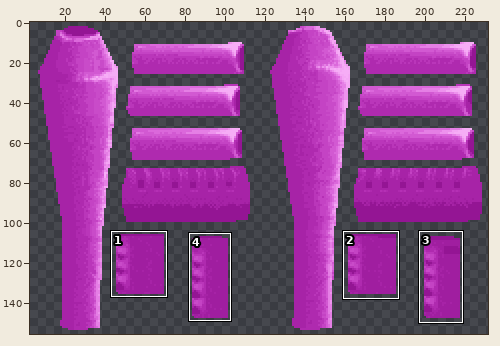
File history of a sprite sheet, qw/textures/models/g_rock2_0.png. Above, an overview of the earlier version with the close-up marked.
Close-up. Before the commit:
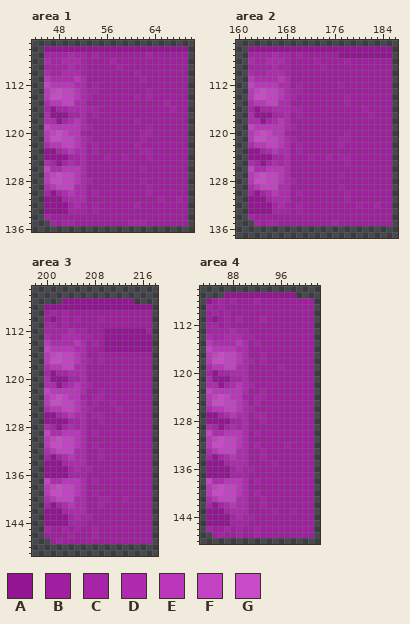
The file is 232x156 pixels. Colours within 5 levels of each other are drawn and written as one. Shown: area 1: x 44..70, y 105..136; area 2: x 160..186, y 105..137; area 3: x 198..218, y 105..149; area 4: x 83..102, y 106..148. The wide view leaves out empty margins. The commit also changed other parts of the picture, which this record leaves out.
Palette (. is transparent): A #941594  B #a01ea0  C #a723a7  D #af2aaf  E #ba36ba  F #c443c4  G #c94bc9
Pixels before, area 1, first column x 46:
106 AAAAAAAAAAAAAAAAAAAAAAAA
107 CCCCDCCBCBBBBBBBBCBBBBBB
108 DCCDDDCBBBBCBBBBBBBBBBBB
109 CCCCDCCBBBBBCBBBBBBBBBBB
110 DCCDDDCBBBBBBBBCBBBBBBBB
111 EDDDDEDBBBBBBBBBCBBBBBBB
112 FEEEEDDBCBBBBBBBBBBBBBBB
113 EFGFFEDCCBBBBBBBBCBBBBBB
114 EGGFFEDCBBBBBBBCBCBBBBBB
115 DEEFFDDBBBBBBBBBBBBBCBBB
116 CACCDDDCCBBBBBBBBBBBBCBB
117 DAAACCDBCBBBBBBBBBBBBBBB
118 DDACDEDBBBBBBBBCBBBBBBBB
119 FEEEEEDCBBBBBBBBBCBBBBBB
120 EFGFEECBBBBBBBBBCCBBBBBB
121 EGGFFEDCBBBBBBBBCBBBBBBB
122 DEEFFEDBCBBBBBBCBBBBBBBB
123 AACDEDDBCBBBBBBBCCBBBBBB
124 AAAACCDBBBCBBCBBBCBBBBBB
125 DCACDCDBBBBBBBBBBBBBBBBB
126 FDDEEEDBBBBBBBBBCBBBBBBB
127 EFGFFEDBBBBBBBBBBBBBBBBB
128 EGGFFEDCBBBBBBBBCBBBBBBB
129 DEFFFDDBBBBBBBBBBCBBBBBB
130 CACDEDDBCBBBBBBBBCBBBBBB
131 AAACDDDBBBBBBBBBBBBCBBCB
132 AAAACDCBCBBBBBBCBBBBBBBB
133 AAAACCCBCBBBBBBBBBBBBBBB
134 CBBBBBBBBBBBBBBBBBBBBBBB
135 .CBCCBBBBBBBBBCCCBBBBBBB
Pixels before, area 2, first column x 162:
106 AAAAAAAAAAAAAAAAAAAAAAAA
107 CCCCDCCBCBBBBBBAAAAAAAAA
108 DCCDDDCBBBBCBBBBCBBBBBBB
109 CCCCDCCBBBBBCBBBBBBBBBBB
110 DCCDDDCBBBBBBBBBBBBBBBBB
111 EDDDDEDBBBBBBBBBBBBBBBBB
112 FEEEEDDBCBBBBBBCBBBBBBBB
113 EFGFFEDCCBBBBBBBBBBBBBBB
114 EGGFFEDCBBBBBBBBCBBBBBBB
115 DEEFFDDBBBBBBBBBCBBBBBBB
116 CACCDDDCCBBBBBBBBBBCBBBB
117 DAAACCDBCBBBBBBBBBBBCBBB
118 DDACDEDBBBBBBBBBBBBBBBBB
119 FEEEEEDCBBBBBBBBBBBBBBBB
120 EFGFEECBBBBBBBBBCBBBBBBB
121 EGGFFEDCBBBBBBBCCBBBBBBB
122 DEEFFEDBCBBBBBBCBBBBBBBB
123 AACDEDDBCBBBBBBBBBBBBBBB
124 AAAACCDBBBCBBCBCCBBBBBBB
125 DCACDCDBBBBBBBBBCBBBBBBB
126 FDDEEEDBBBBBBBBBBBBBBBBB
127 EFGFFEDBBBBBBBBCBBBBBBBB
128 EGGFFEDCBBBBBBBBBBBBBBBB
129 DEFFFDDBBBBBBBBCBBBBBBBB
130 CACDEDDBCBBBBBBBCBBBBBBB
131 AAACDDDBBBBBBBBBCBBBBBBB
132 AAAACDCBCBBBBBBBBBCBBCBB
133 AAAACCCBCBBBBBBBBBBBBBBB
134 CBBBBBBBBBBBBBBBBBBBBBBB
135 .CBCCBBBBBBBBBCBBBBBBBBB
Pixels before, area 3, first column x 200:
107 ...AAAAAAAAAAAA...
108 AAAAAAAAAAAAAAAAAA
109 BCBCBBBBBBBBBBBBBB
110 BABCBCBBBCBBBBBBBB
111 CCBCBBBBBBBBBBBBBB
112 CCCCDCCBBBAAAAAAAB
113 DCCDDDCCBBAAAAAAAA
114 EDDDDEDBCBAAAAAAAA
115 FEEEEDDBBBAAAAAAAA
116 EFGFFEDBBCBBBBBBBB
117 EGGFFEDCBCBBBBBBBB
118 DEEFFDDBBBBBBBBBBB
119 CACCDDDBBBBBBBBBBB
120 DAAACCDBBBBBBBBBBB
121 DDACDEDCBBBBBBBBBB
122 FEEEEEDBBCBBBBBBBB
123 EFGFEECBCCBBBBBBBB
124 EGGFFEDBCBBCBBBBBB
125 DEEFFEDCBBBBCBBBBB
126 AACDEDDBCCBBBBBBBB
127 AAAACCDBBCBBBBBBBB
128 DCACDCDBBBBBBBBBBB
129 FDDEEEDBCBBBBBBBBB
130 EFGFFEDBBBBBBBBBBB
131 EGGFFEDBCBBBBBBBBB
132 DEFFFDDBBCBBBBBBBB
133 CACDEDDBBCBBBBBBBB
134 AAACDDDBBBBBBBBBBB
135 AAAACDCCBBBBBBBBBB
136 AAAACCCBBBBBBBBBBB
137 FDDEEEDBCBBBBBBBBB
138 EFGFFEDBBBBBBBBBBB
139 EGGFFEDBCBBBBBBBBB
140 DEFFFDDBBCCBBCBBBB
141 CACDEDDBBCBBBBBBBB
142 AAACDDDBBBBBBBBBBB
143 AAAACDCCBBBBBBBBBB
144 AAAACCCBBBBBBBBBBB
145 CBBCBCBBCBBBBBBBBB
146 BBBBCBBBCBBBBBBBBB
147 .BCBBBBBBBBBBBBBBB
Pixels before, area 4, first column x 84:
107 ...AAAAAAAAAAAA...
108 ABCBCBBBCBBBBBBBBB
109 CBCBBBBBBBBBBBBBBB
110 BCBCBBBBBBBBBBBBBB
111 BABCBCBBBCBBBBBBBB
112 CCBCBBBBBBBBBBBBBB
113 CCCCDCCBBBBBBBBBBB
114 DCCDDDCCBBBBBBBBBB
115 EDDDDEDBCBBBBBBBBB
116 FEEEEDDBBBBBBBBBBB
117 EFGFFEDBBCBBBBBBBB
118 EGGFFEDCBCBBBBBBBB
119 DEEFFDDBBBBBCBBBBB
120 CACCDDDBBBBBBBBBBB
121 DAAACCDBBBBBBBBBBB
122 DDACDEDCBBBBBBBBBB
123 FEEEEEDBBCBBBBBBBB
124 EFGFEECBCCBBBBBBBB
125 EGGFFEDBCBBBBBBBBB
126 DEEFFEDCBBBBBBBBBB
127 AACDEDDBCCBBBBBBBB
128 AAAACCDBBCBBBBBBBB
129 DCACDCDBBBBBBBBBBB
130 FDDEEEDBCBBBBBBBBB
131 EFGFFEDBBBBBBBBBBB
132 EGGFFEDBCBBBBCBBBB
133 DEFFFDDBBCBBBBBBBB
134 CACDEDDBBCBBBBBBBB
135 AAACDDDBBBBCBBBBBB
136 AAAACDCCBBBBBBBBBB
137 AAAACCCBBBBBBBBBBB
138 FDDEEEDBCBBBBBBBBB
139 EFGFFEDBBBBBBBBBBB
140 EGGFFEDBCBBBBBBBBB
141 DEFFFDDBBCBBBBBBBB
142 CACDEDDBBCBBBBBBBB
143 AAACDDDBBBBCBBCBBB
144 AAAACDCCBBBBBBBBBB
145 AAAACCCBBBBBBBBBBB
146 CBBCBCBBCBBBBBBBBB
147 .BCBBCBBCBBBBBBBBB
The result:
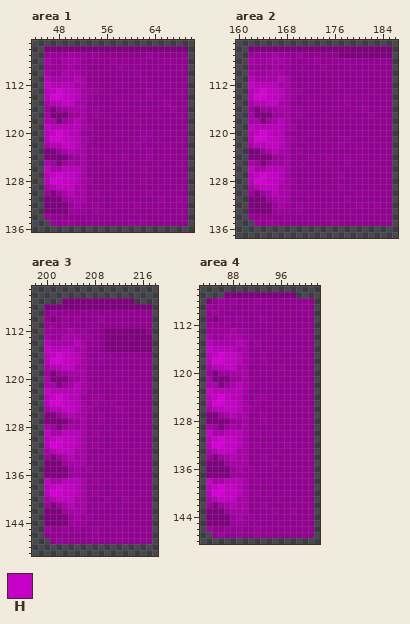
Colours new in this view: H #c600c6
Changes in this commit:
Colour A changes from #941594 to #7f007f.
Colour B changes from #a01ea0 to #930093.
Colour C changes from #a723a7 to #9d009d.
Colour D changes from #af2aaf to #a900a9.
Colour E changes from #ba36ba to #bb00bb.
Colour G changes from #c94bc9 to #d700d7.
Area 1:
The edit turns colour C into colour B in row 112 at x 54; in row 116 at x 53; in row 119 at x 63; in row 122 at x 54; in row 123 at x 62; in row 129 at x 63.
The edit turns colour C into colour B in row 135 at x 61.
The edit turns colour F into colour H in row 112 at x 46; in row 113 at x 47 and 49 to 50; in rows 114 to 115 at x 49 to 50; in row 119 at x 46; in row 120 at x 47 and 49; in rows 121 to 122 at x 49 to 50.
The edit turns colour F into colour H in row 126 at x 46; in row 127 at x 47 and 49 to 50; in row 128 at x 49 to 50; in row 129 at x 48 to 50.
Area 2:
The edit turns colour C into colour B in row 112 at x 170; in row 116 at x 169; in row 120 at x 178; in row 122 at x 170; in row 124 at x 177; in row 130 at x 178.
The edit turns colour F into colour H in row 112 at x 162; in row 113 at x 163 and 165 to 166; in rows 114 to 115 at x 165 to 166; in row 119 at x 162; in row 120 at x 163 and 165; in rows 121 to 122 at x 165 to 166.
The edit turns colour F into colour H in row 126 at x 162; in row 127 at x 163 and 165 to 166; in row 128 at x 165 to 166; in row 129 at x 164 to 166.
Area 3:
The edit turns colour C into colour B in row 109 at x 203; in row 122 at x 209; in row 126 at x 208; in row 132 at x 209; in row 140 at x 209; in row 146 at x 204.
The edit turns colour F into colour H in row 115 at x 200; in row 116 at x 201 and 203 to 204; in rows 117 to 118 at x 203 to 204; in row 122 at x 200; in row 123 at x 201 and 203; in rows 124 to 125 at x 203 to 204.
The edit turns colour F into colour H in row 129 at x 200; in row 130 at x 201 and 203 to 204; in row 131 at x 203 to 204; in row 132 at x 202 to 204; in row 137 at x 200; in row 138 at x 201 and 203 to 204.
The edit turns colour F into colour H in row 139 at x 203 to 204; in row 140 at x 202 to 204.
Area 4:
The edit turns colour C into colour B in row 110 at x 87; in row 123 at x 93; in row 127 at x 92; in row 133 at x 93; in row 141 at x 93.
The edit turns colour F into colour H in row 116 at x 84; in row 117 at x 85 and 87 to 88; in rows 118 to 119 at x 87 to 88; in row 123 at x 84; in row 124 at x 85 and 87; in rows 125 to 126 at x 87 to 88.
The edit turns colour F into colour H in row 130 at x 84; in row 131 at x 85 and 87 to 88; in row 132 at x 87 to 88; in row 133 at x 86 to 88; in row 138 at x 84; in row 139 at x 85 and 87 to 88.
The edit turns colour F into colour H in row 140 at x 87 to 88; in row 141 at x 86 to 88.
